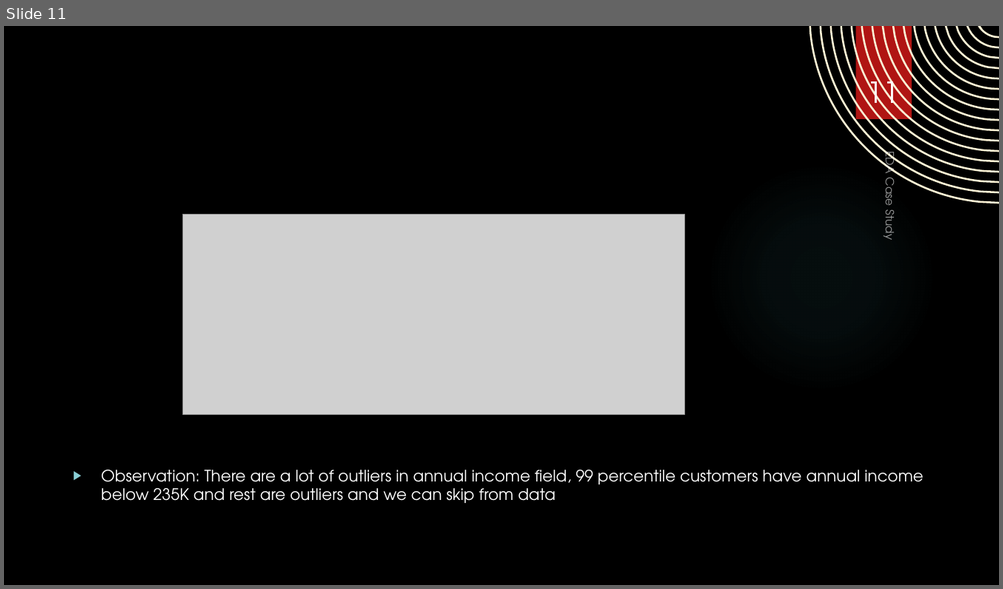
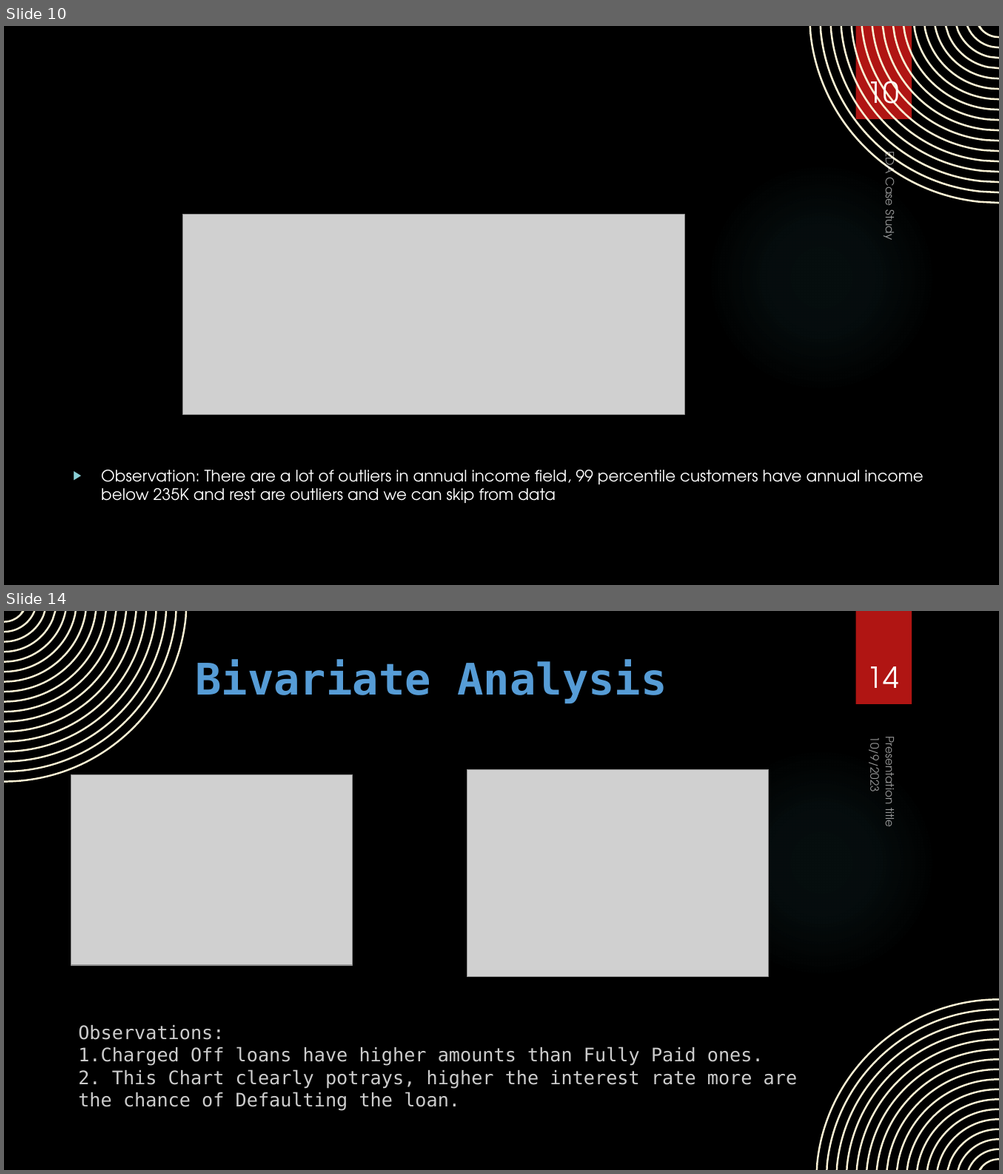
Before and after one commit to asthaa29/lendingcasestudy, a slide deck: EDA Case Study.pptx. Shown one above the other, each under a label of ours: slide 11 before the commit, slides 10 and 14 after it; the slides between them are not shown. The pictures are 1003x589 and 1003x1174 pixels, drawn with LibreOffice and Linux fonts; fonts in the diff are those of the drawing; grey boxes stand for pictures; background and template pictures are left out. Boxes give left, top, right and bottom in pixels: in the first picture for what was removed or moved away, otherwise in the second. Text is boxed around its words. In the diff, an @@ line names an element or a change of style, - is before the commit and + after.

```diff
--- a/EDA Case Study.pptx
+++ b/EDA Case Study.pptx
@@ slide 14 added at (x1=4, y1=611, x2=999, y2=1170), background picture (left out); not listed: 2 template elements that a slide beside it also shows @@
@@ freeform shape added at (x1=4, y1=611, x2=187, y2=783), fill #FAF1D4 @@
@@ title added at (x1=195, y1=659, x2=666, y2=703), 42 pt, text #569CD6, bold @@
+Bivariate Analysis
@@ page number added at (x1=867, y1=667, x2=899, y2=688), 28 pt, text #FFFFFF @@
+14
@@ text added at (x1=865, y1=743, x2=884, y2=792), 11 pt, text #FFFFFF at 60% opacity @@
+10/9/2023
@@ text added at (x1=879, y1=743, x2=899, y2=826), 11 pt, text #FFFFFF at 60% opacity @@
+Presentation title
@@ picture added at (x1=71, y1=775, x2=353, y2=966) @@
@@ picture added at (x1=466, y1=769, x2=768, y2=977) @@
@@ freeform shape added at (x1=816, y1=999, x2=999, y2=1170), fill #FAF1D4 @@
@@ text added at (x1=78, y1=1025, x2=797, y2=1111), 18 pt, text #CCCCCC @@
+Observations:
+1.Charged Off loans have higher amounts than Fully Paid ones.
+2. This Chart clearly potrays, higher the interest rate more are the chance of Defaulting the loan.
@@ what was slide 11 is now slide 10 @@
@@ page number at (x1=867, y1=73, x2=899, y2=116): text changed @@
-11
+10
```
Also in this commit, not shown: 4 slides changed, 11 other slides added, 3 slides removed.
